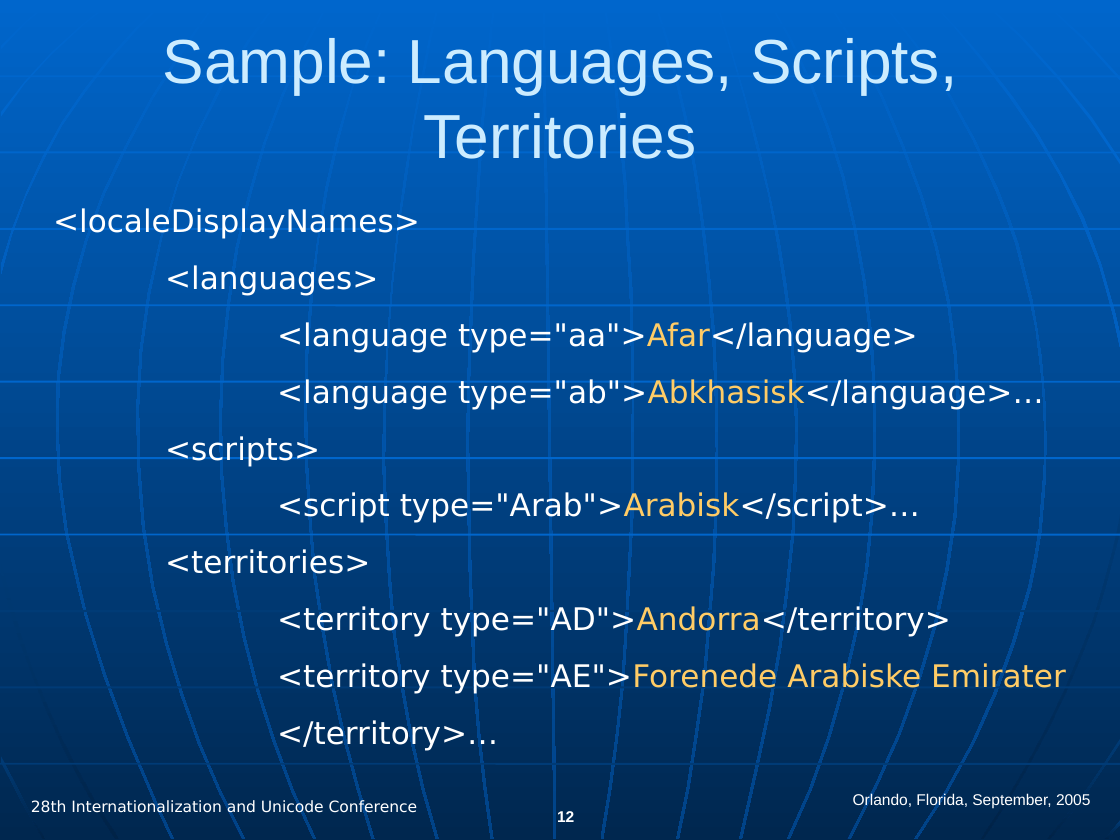
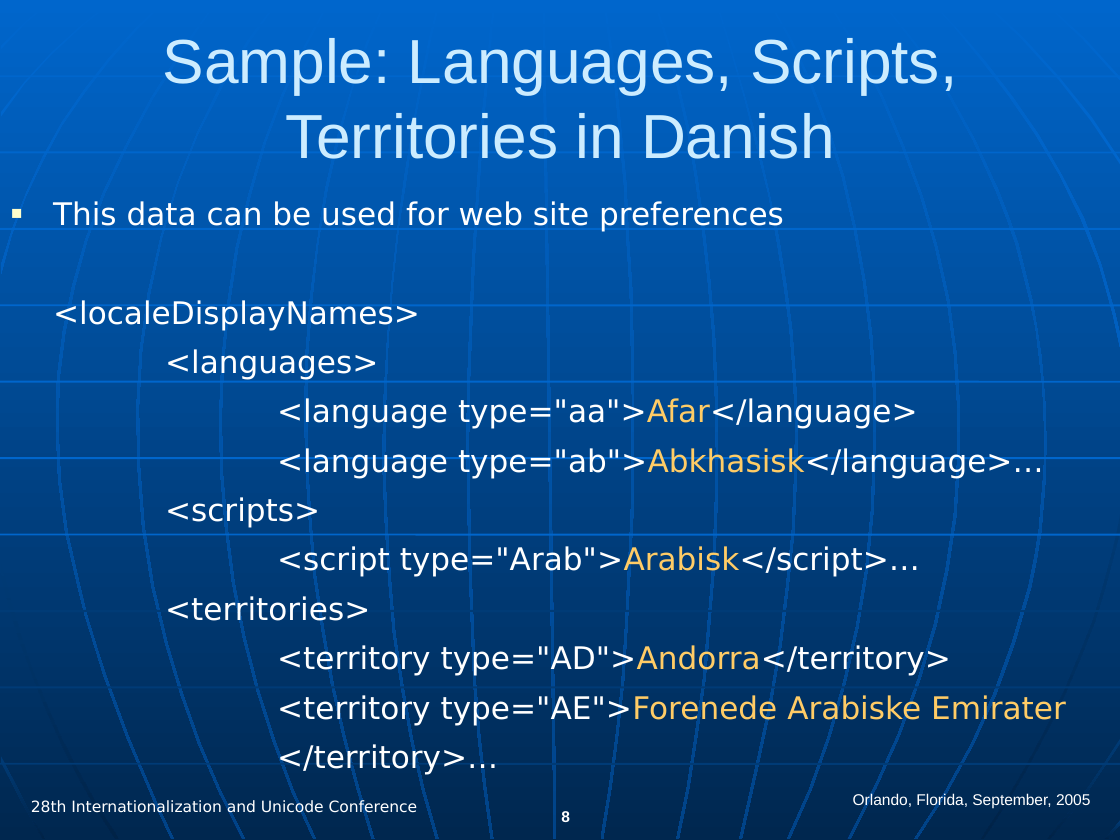
Before and after one commit to hanikesn/cldr, a slide deck: slide 8 of docs/presentations/cldr_overview.ppt (slide 12 before the commit). Drawn at 1120x840 pixels with LibreOffice and Linux fonts; fonts in the diff are those of the drawing. Boxes give left, top, right and bottom in pixels: in the first picture for what was removed or moved away, otherwise in the second. Text is boxed around its words. In the diff, an @@ line names an element or a change of style, - is before the commit and + after.

```diff
--- a/docs/presentations/cldr_overview.ppt
+++ b/docs/presentations/cldr_overview.ppt
@@ title at [163, 38, 957, 159]: text changed @@
-Sample: Languages, Scripts, Territories
+Sample: Languages, Scripts, Territories in Danish
@@ text at [53, 201, 784, 232]: paragraph added @@
+■ This data can be used for web site preferences
@@ text at [53, 300, 1066, 774]: line spacing 1 to 0.8 @@
@@ page number at [561, 811, 570, 822]: text changed @@
-12
+8
```
Also in this commit, not shown: 15 other slides changed, 2 slides added, 6 slides removed.
